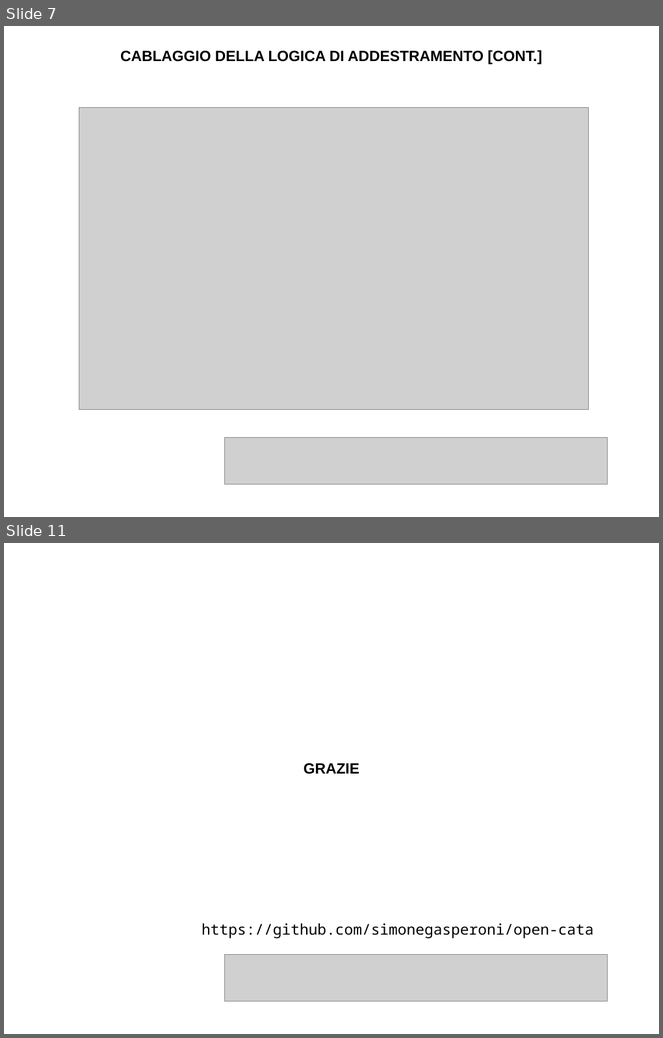
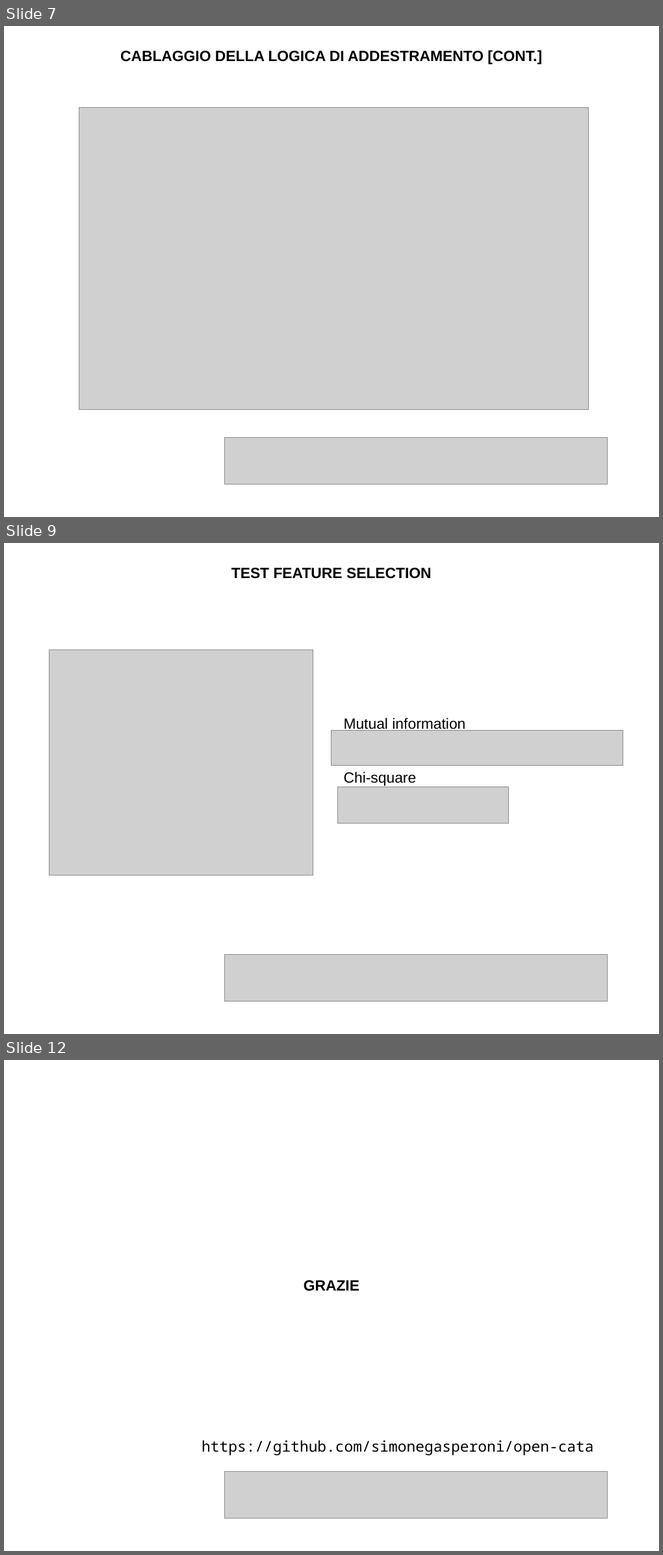
Before and after one commit to simonegasperoni/MSc_thesis_tex, a slide deck: th/slides/slides.odp. Shown one above the other, each under a label of ours: slides 7 and 11 before the commit, slides 7, 9 and 12 after it; the slides between them are not shown. The pictures are 663x1038 and 663x1555 pixels, drawn with LibreOffice and Linux fonts; fonts in the diff are those of the drawing; grey boxes stand for pictures. Boxes give left, top, right and bottom in pixels: in the first picture for what was removed or moved away, otherwise in the second. Text is boxed around its words. In the diff, an @@ line names an element or a change of style, - is before the commit and + after.

```diff
--- a/th/slides/slides.odp
+++ b/th/slides/slides.odp
@@ slide 9 added at (x1=4, y1=543, x2=659, y2=1034), background #FFFFFF @@
@@ text added at (x1=232, y1=568, x2=432, y2=579), 18 pt, text #000000, bold @@
+TEST FEATURE SELECTION
@@ picture added at (x1=50, y1=650, x2=313, y2=875) @@
@@ text added at (x1=344, y1=718, x2=466, y2=733), 18 pt, text #000000 @@
+Mutual information
@@ picture added at (x1=332, y1=730, x2=623, y2=766) @@
@@ text added at (x1=344, y1=772, x2=417, y2=786), 18 pt, text #000000 @@
+Chi-square
@@ picture added at (x1=338, y1=787, x2=509, y2=824) @@
@@ picture added at (x1=225, y1=955, x2=608, y2=1001) @@
@@ what was slide 11 is now slide 12 @@
```
Also in this commit, not shown: 4 slides changed, 7 other files.
